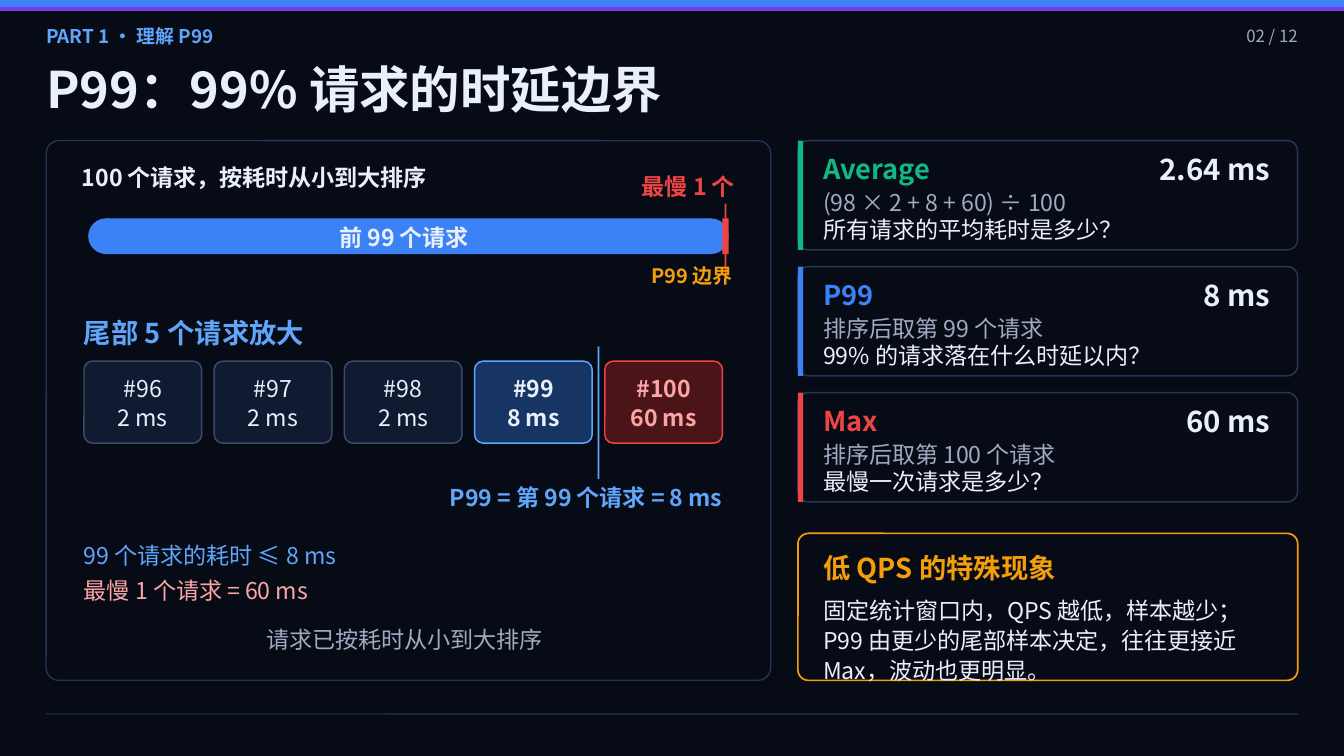
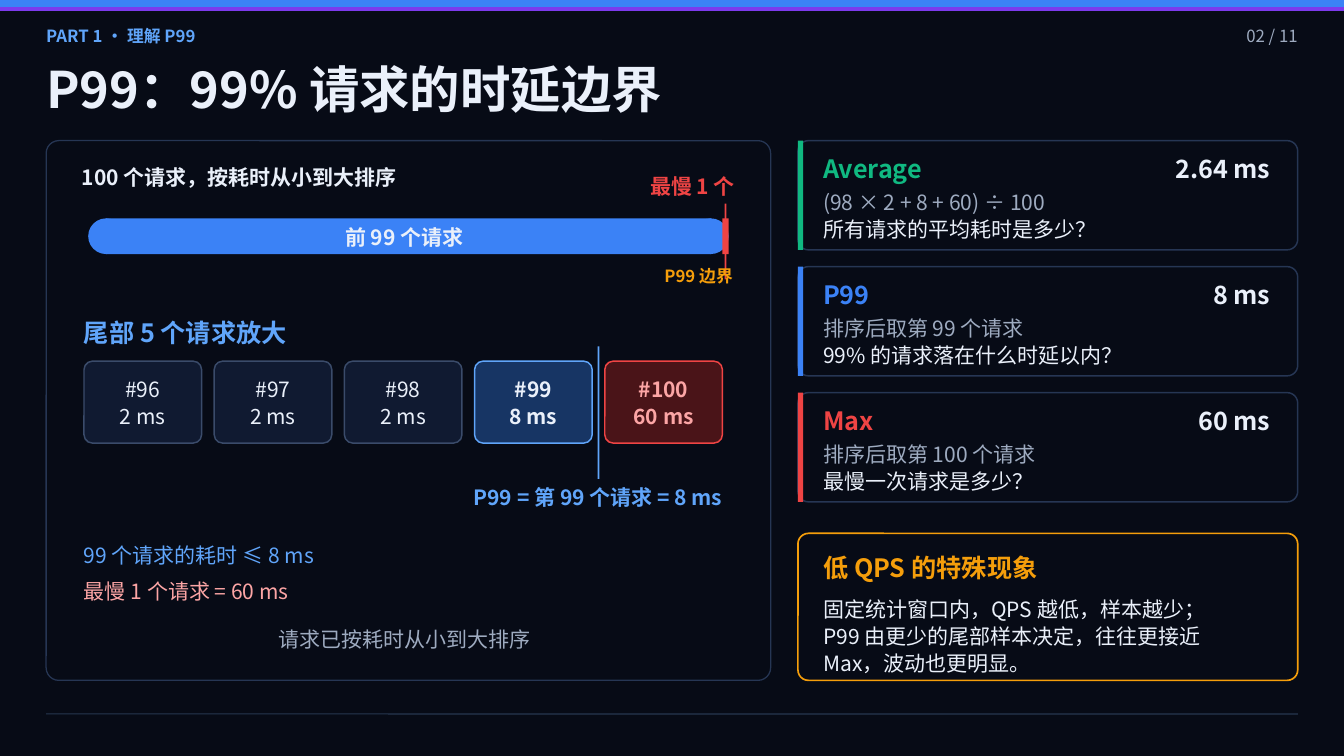
Before and after one commit to ly989264/PPTs, a slide deck: slide 2 of 01-redis_p99_sre_training_ppt_v5.pptx. Drawn at 1344x756 pixels with LibreOffice and Linux fonts; fonts in the diff are those of the drawing. Boxes give left, top, right and bottom in pixels: in the first picture for what was removed or moved away, otherwise in the second. Text is boxed around its words. In the diff, an @@ line names an element or a change of style, - is before the commit and + after.

```diff
--- a/01-redis_p99_sre_training_ppt_v5.pptx
+++ b/01-redis_p99_sre_training_ppt_v5.pptx
@@ text "PART 1 · 理解 P99" at (x1=46, y1=25, x2=195, y2=47): size 13.5 to 12 pt @@
@@ text at (x1=1246, y1=29, x2=1298, y2=42): text changed @@
-02 / 12
+02 / 11
@@ text "P99 边界" at (x1=664, y1=265, x2=733, y2=284): size 14.2 to 12 pt @@
@@ size 21 to 18 pt in 3 elements at (x1=1175, y1=159, x2=1271, y2=179), (x1=1213, y1=285, x2=1271, y2=305), (x1=1198, y1=411, x2=1271, y2=431) @@
@@ size 19.5 to 18 pt in 5 elements at (x1=84, y1=320, x2=287, y2=345), (x1=823, y1=159, x2=922, y2=184), (x1=823, y1=285, x2=870, y2=305), (x1=823, y1=411, x2=874, y2=431), (x1=823, y1=555, x2=1037, y2=582) @@
@@ size 16.5 to 15 pt in 19 elements at (x1=82, y1=167, x2=397, y2=188), (x1=345, y1=227, x2=463, y2=247), (x1=650, y1=173, x2=735, y2=199), (x1=84, y1=361, x2=202, y2=443), (x1=214, y1=361, x2=332, y2=443), (x1=345, y1=361, x2=463, y2=443), (x1=475, y1=361, x2=593, y2=443), (x1=605, y1=361, x2=723, y2=443), (x1=474, y1=484, x2=723, y2=510), (x1=84, y1=545, x2=314, y2=565), (x1=84, y1=581, x2=288, y2=601), (x1=278, y1=629, x2=530, y2=649), (x1=823, y1=193, x2=1045, y2=214), (x1=823, y1=219, x2=1096, y2=239), (x1=823, y1=318, x2=1024, y2=338), (x1=823, y1=345, x2=1123, y2=365), (x1=823, y1=444, x2=1036, y2=464), (x1=823, y1=471, x2=1033, y2=491), (x1=823, y1=599, x2=1205, y2=673) @@
```
Also in this commit, not shown: 10 other slides changed, 1 slide removed, 1 other file.
